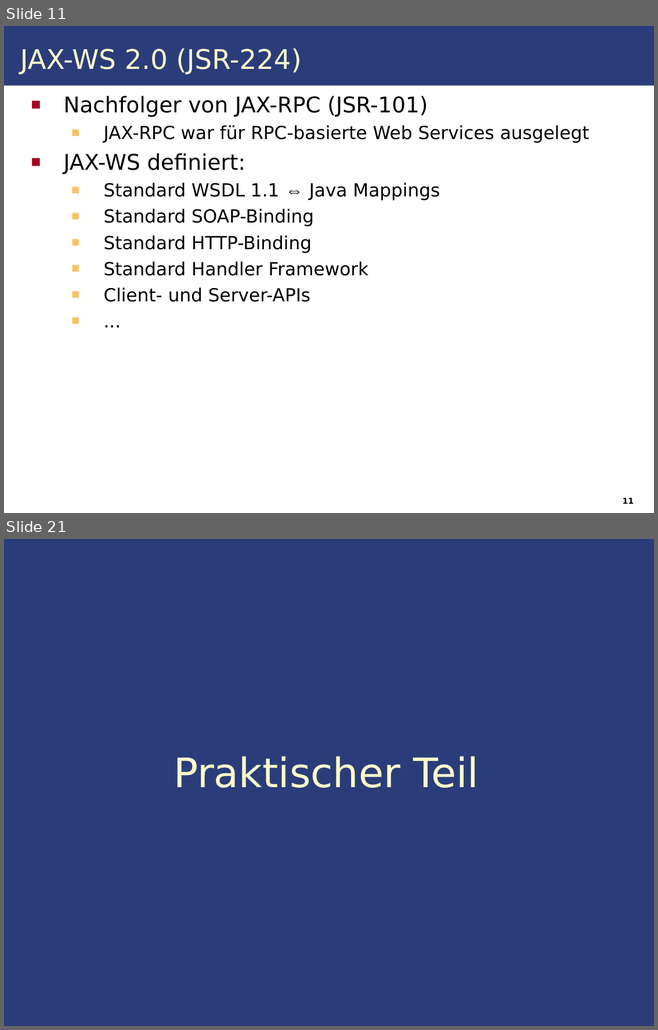
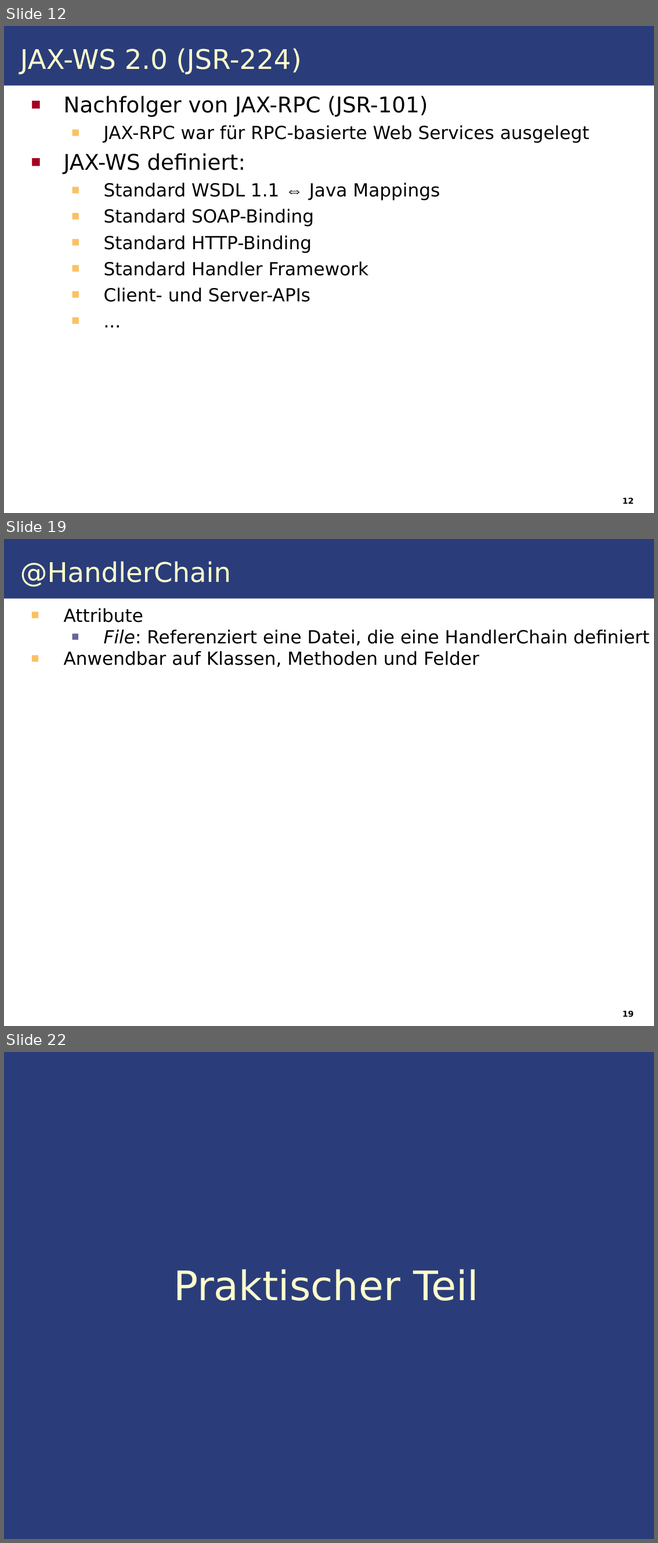
Before and after one commit to IAAS/decidr, a slide deck: seminars/rr/presentation/Web_Services.odp. Shown one above the other, each under a label of ours: slides 11 and 21 before the commit, slides 12, 19 and 22 after it; the slides between them are not shown. The pictures are 658x1030 and 658x1543 pixels, drawn with LibreOffice and Linux fonts; fonts in the diff are those of the drawing. Boxes give left, top, right and bottom in pixels: in the first picture for what was removed or moved away, otherwise in the second. Text is boxed around its words. In the diff, an @@ line names an element or a change of style, - is before the commit and + after.

```diff
--- a/seminars/rr/presentation/Web_Services.odp
+++ b/seminars/rr/presentation/Web_Services.odp
@@ slide 19 added at <box>4,539,654,1026</box>, background #FFFFFF; not listed: 1 template element that a slide beside it also shows @@
@@ text added at <box>20,561,231,587</box>, 30 pt, text #FFFFCC @@
+@HandlerChain
@@ text added at <box>64,608,649,667</box>, 20 pt, text #000000 @@
+  ■ Attribute
+    ■ File: Referenziert eine Datei, die eine HandlerChain definiert
+  ■ Anwendbar auf Klassen, Methoden und Felder
@@ page number added at <box>622,1011,633,1017</box>, 9 pt, text #000000, bold @@
+19
@@ what was slide 11 is now slide 12 @@
@@ page number at <box>622,498,633,504</box>: text changed @@
-11
+12
@@ what was slide 21 is now slide 22 @@
```
Also in this commit, not shown: 5 slides changed, 6 other slides added, 6 slides removed, 1 other file.
